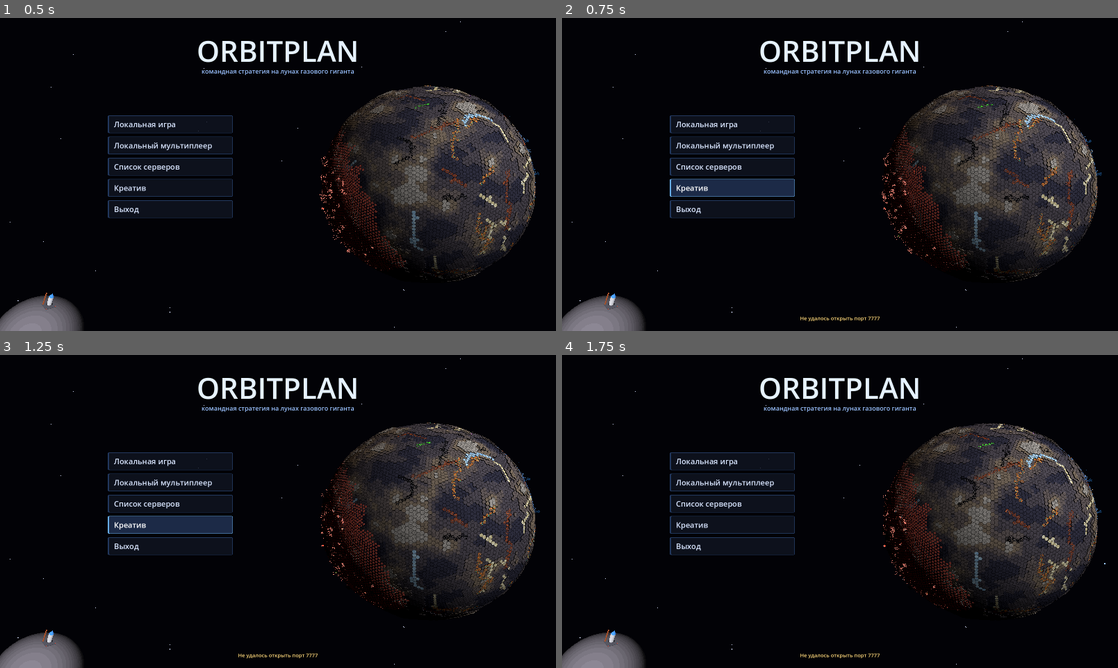
Above: before the commit, frames 1-4 (two rows, left to right).
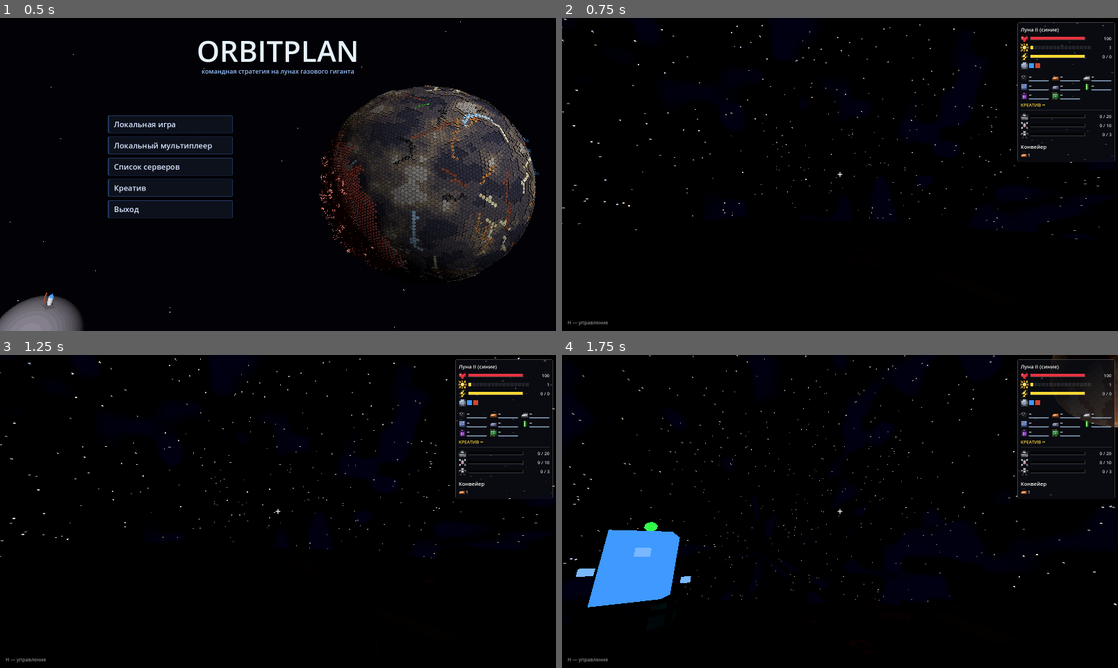
Above: after the commit, the same moments.

Repository: goldvideored/Orbitplan
Game: Godot game, scene res://scenes/main.tscn
Two runs of this game, one before a commit and one after it. Both use one fixed random seed, a clock stepped at 60 frames per second and the inputs below.
Inputs (mouse positions are in pixels of both pictures, inside the frame that each line leads up to):
- Up to frame 1 (0.5 s): no input
- Up to frame 2 (0.75 s): click "Креатив" at 0.5 s
- Up to frame 3 (1.25 s): no input
- Up to frame 4 (1.75 s): move the mouse to (962, 495) at 1.27 s; hold D from 1.28 s (still down); hold Shift from 1.28 s (still down); click (962, 495) at 1.42 s; tap Space at 1.52 s

Frame 1 is identical in both runs. In frame 2, 24% of the frame differs, in the area x 0-100%, y 0-100%; in frame 3, 24%; in frame 4, 28%.

Commit message:
Редкие породы добываются в 5 раз медленнее, креатив — одиночная игра без сервера
Co-Authored-By: Claude Opus 5.5 <noreply@anthropic.com>
Claude-Session: https://claude.ai/code/session_011dSLRk6ARMd5MizYyUfVPn

Diff:
--- a/scripts/defs.gd
+++ b/scripts/defs.gd
@@ -57,6 +57,7 @@
 }
 const CORE_ACCEPT := [I_COAL, I_COPPER, I_IRON, I_SILICON, I_LEAD, I_URANIUM, I_FUEL, I_CHIP]
 const RARE_ORES := [I_LEAD_ORE, I_URANIUM_ORE, I_HELIUM_ORE]   # базовый бур не берёт
+const RARE_SPEED := 0.2        # скорость добычи редких пород относительно обычных
 const CORE_CAP := 500          # ядро (база) хранит не больше 500 каждого ресурса
 const START_STORAGE := {I_COPPER: 150, I_IRON: 80, I_SILICON: 30}
 
--- a/scripts/main.gd
+++ b/scripts/main.gd
@@ -184,7 +184,7 @@
 
 
 func _on_creative() -> void:
-	Net.host(_port(), true)
+	Net.start_offline(true)   # без сервера: порт не открывается, к игре никто не подключится
 
 
 func _on_host() -> void:
--- a/scripts/net.gd
+++ b/scripts/net.gd
@@ -45,6 +45,17 @@
 		return
 	multiplayer.multiplayer_peer = p
 	seed_val = randi()
+	peer_team[1] = 0
+	_create_world(seed_val, 0)
+
+
+## Одиночная игра без сервера: сеть не открывается, мир считается тут же (креатив).
+func start_offline(creative_on := true) -> void:
+	creative = creative_on
+	multiplayer.multiplayer_peer = OfflineMultiplayerPeer.new()
+	seed_val = randi()
+	peer_team.clear()
+	ready_peers.clear()
 	peer_team[1] = 0
 	_create_world(seed_val, 0)
 
--- a/scripts/world.gd
+++ b/scripts/world.gd
@@ -1953,6 +1953,8 @@
 	b.prog += r
 	# скорость пропорциональна доле рудных клеток под буром
 	var need: float = float(D.DRILL_TICKS[t]) * float(b.cells.size()) / float(maxi(int(b.ore_n), 1))
+	if D.RARE_ORES.has(ore):
+		need /= D.RARE_SPEED   # редкие породы добываются в 5 раз медленнее
 	if b.prog >= need:
 		if t == D.DRILL3:
 			b.wuse += 1
